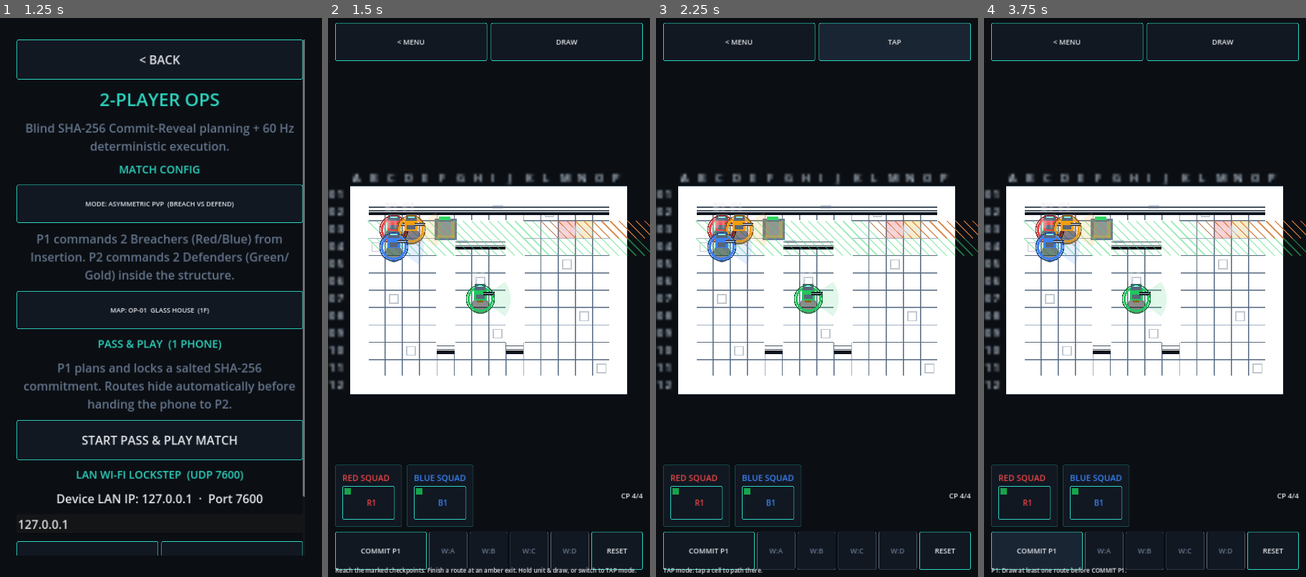
Above: before the commit, frames 1-4 (left to right).
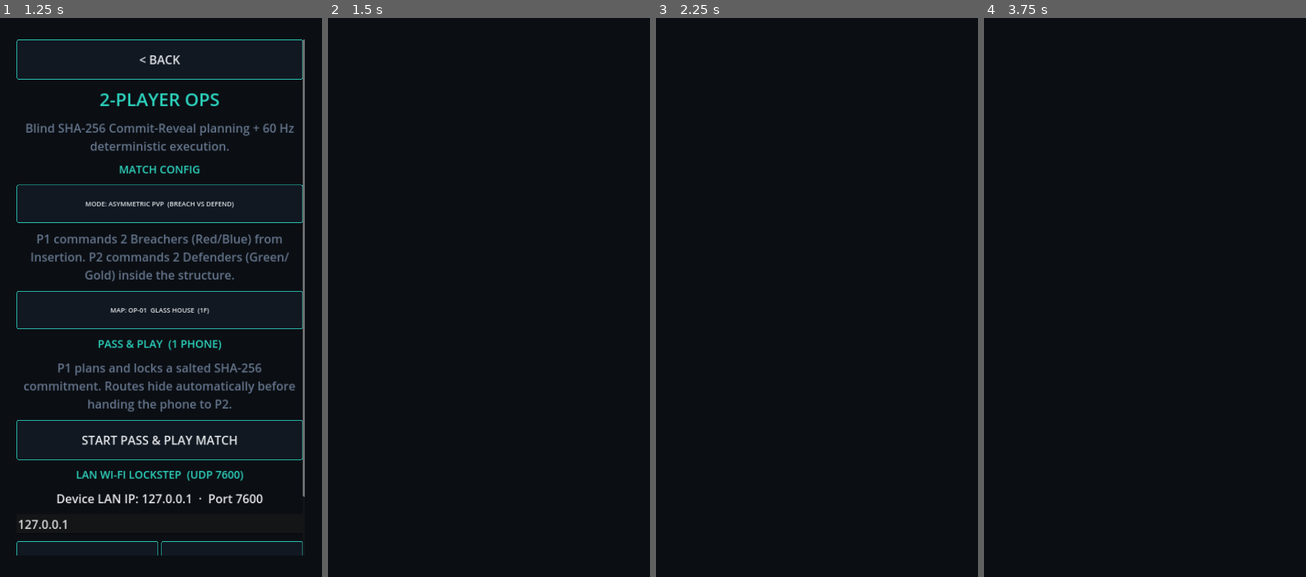
Above: after the commit, the same moments.

Repository: GhostMan612/TacPlanShooter
Game: Godot game, scene res://scenes/splash.tscn
Two runs of this game, one before a commit and one after it. Both use one fixed random seed, a clock stepped at 60 frames per second and the inputs below.
Inputs (mouse positions are in pixels of both pictures, inside the frame that each line leads up to):
- Up to frame 1 (1.25 s): tap Enter at 0.5 s; move the mouse to (231, 263) at 0.52 s; hold Right (ui_right) from 0.53 s (still down); click (231, 263) at 0.67 s
- Up to frame 2 (1.5 s): release Right (ui_right) at 1.25 s; click "START PASS & PLAY MATCH" at 1.25 s
- Up to frame 3 (2.25 s): click (894, 40) at 2 s, where only the run before the commit has a clickable "DRAW"
- Up to frame 4 (3.75 s): click (1222, 40) at 2.75 s, where only the run before the commit has a clickable "TAP"; click (1035, 549) at 3.5 s, where only the run before the commit has a clickable "COMMIT P1"

Frame 1 is identical in both runs. In frame 2, 35% of the frame differs, in the area x 0-100%, y 0-100%; in frame 3, 38%; in frame 4, 37%.
Error after the commit: Parse Error: Assigned value for constant "FLOOR_A" isn't a constant expression. (res://scripts/planning/map_renderer.gd:9)

Commit message:
fix(25d): Color.html for plate/wall palette (Color(0x..) was >1 → white floor); remove 0.86 zoom shrink so planning map fills full screen width

Diff:
--- a/scripts/planning/map_renderer.gd
+++ b/scripts/planning/map_renderer.gd
@@ -6,14 +6,14 @@
 extends Node2D
 
 
-const FLOOR_A := Color(0x18, 0x22, 0x2E)
-const FLOOR_B := Color(0x1D, 0x28, 0x36)
+const FLOOR_A := Color.html("#18222E")
+const FLOOR_B := Color.html("#1D2836")
 const BEVEL_HI := Color(0.36, 0.45, 0.56, 0.55)
 const BEVEL_LO := Color(0.03, 0.05, 0.09, 0.7)
 const GRID_COLOR := Color(0.45, 0.62, 0.78, 0.08)
-const WALL_CAP := Color(0x0E, 0x15, 0x1F)
-const WALL_RIM := Color(0x4B, 0x5E, 0x75)
-const WALL_FACE := Color(0x26, 0x33, 0x44)
+const WALL_CAP := Color.html("#0E151F")
+const WALL_RIM := Color.html("#4B5E75")
+const WALL_FACE := Color.html("#263344")
 const WALL_SEAM := Color(0.10, 0.15, 0.22, 0.8)
 const WALL_VENT := Color(0.35, 0.45, 0.55, 0.35)
 const SHADOW := Color(0, 0, 0, 0.42)
--- a/scripts/planning/planning_root.gd
+++ b/scripts/planning/planning_root.gd
@@ -132,7 +132,6 @@
 	add_child(camera)
 	var map_px := Vector2(map.width_cells, map.height_cells) * float(SimConstants.GRID_CELL_SIZE_PX)
 	camera.configure_for_map(map_px, get_viewport_rect().size)
-	camera.apply_uniform_zoom(camera.zoom.x * 0.86)
 	_center_camera_if_short(map_px)
 	camera.make_current()
 	controller = PlanningController.new()
